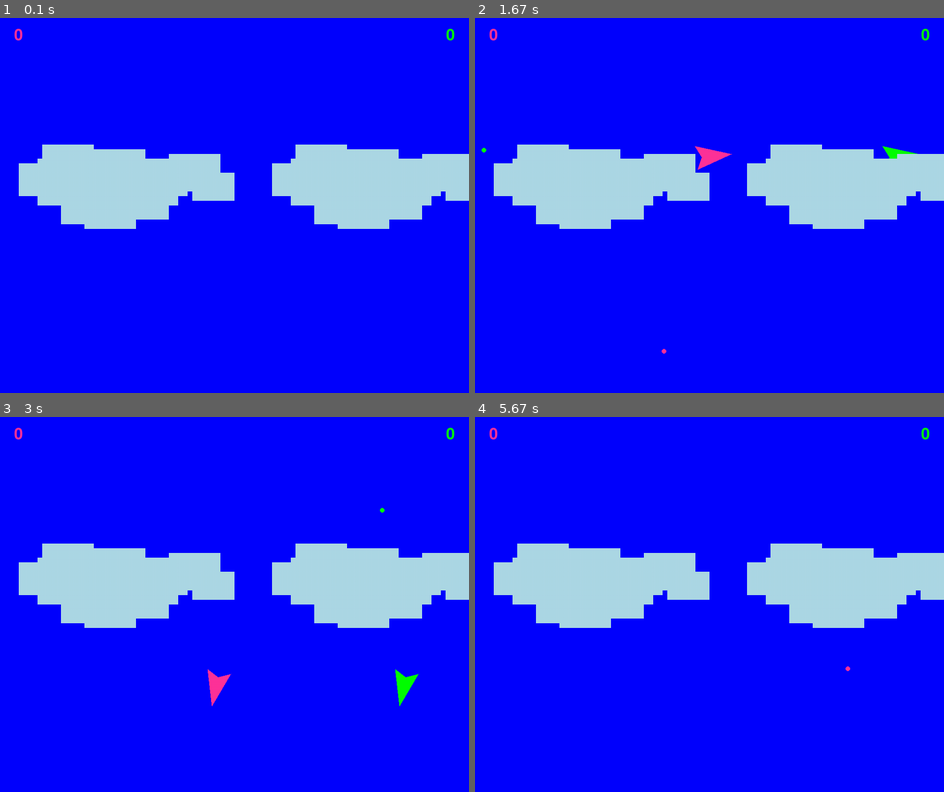
Above: before the commit, frames 1-4 (two rows, left to right).
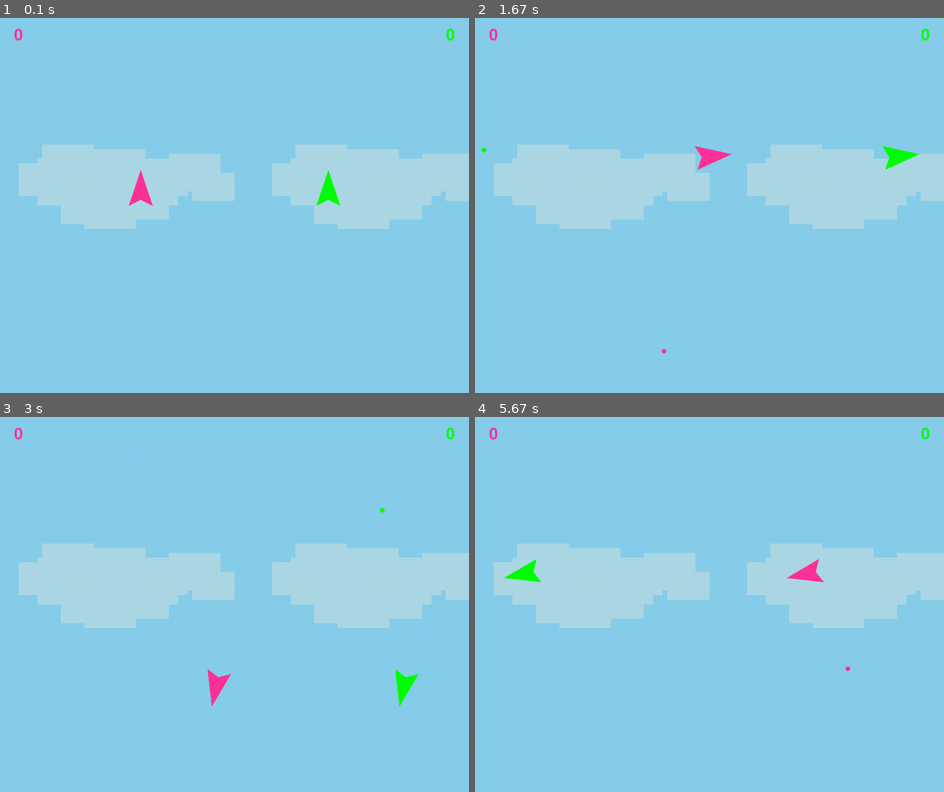
Above: after the commit, the same moments.

Repository: mluizabatista/lpc2025
Game: pygame game, started from atividade006/main.py
Same seed, same stepped clock (60 frames per second), same inputs: the game is played once before the commit and once after it.
Inputs:
- Up to frame 1 (0.1 s): no input
- Up to frame 2 (1.67 s): hold Esc 0.33-0.8 s; hold Right 0.33-0.8 s; hold Esc 0.83-1.3 s; hold Right 0.83-1.3 s; hold D 0.83-1.3 s; tap Space at 0.9, 1.2 s; tap Enter at 1.33 s
- Up to frame 3 (3 s): hold Right 1.67-2.13 s; hold D 1.67-2.13 s; tap Space at 1.73, 2.03, 2.23, 2.53, 2.73 s; hold Right 2.17-2.63 s; hold D 2.17-2.63 s; hold Left from 2.67 s (still down); hold A from 2.67 s (still down)
- Up to frame 4 (5.67 s): tap Space at 3.03, 3.3, 3.6, 3.73, 4.03, 4.4, 4.7, 4.9, 5.2, 5.4 s; release Left at 3.2 s; release A at 3.2 s; hold Left 3.23-3.63 s; hold A 3.23-3.63 s; hold Right 3.67-4.3 s; hold D 3.67-4.3 s; hold Left 4.33-4.8 s; hold A 4.33-4.8 s; hold Right 4.83-5.3 s; hold D 4.83-5.3 s; hold Right from 5.33 s (still down); hold D from 5.33 s (still down)

The runs differ from the first frame. In frame 1, 86% of the frame differs, in the area x 0-100%, y 0-100%; in frame 2, 86%; in frame 3, 85%; in frame 4, 86%.

Commit message:
Tank linear and rotational movimentation

Diff:
--- a/atividade006/core/core.py
+++ b/atividade006/core/core.py
@@ -8,16 +8,33 @@
 def create_players(game_type, score_p1=0, score_p2=0):
 
     if game_type == "ship":
+
         from ship.ship import Ship as PlayerClass
+        pos_p1 = (WIDTH * 0.3, HEIGHT / 2)
+        pos_p2 = (WIDTH * 0.7, HEIGHT / 2)
 
     elif game_type == "tank":
+
         from tank.tank import Tank as PlayerClass
+        pos_p1 = (WIDTH * 0.15, HEIGHT / 2)
+        pos_p2 = (WIDTH * 0.85, HEIGHT / 2)
 
-    controls_p1 = {"forward": pygame.K_w, "back": pygame.K_s, "left": pygame.K_a, "right": pygame.K_d}
-    controls_p2 = {"forward": pygame.K_UP, "back": pygame.K_DOWN, "left": pygame.K_LEFT, "right": pygame.K_RIGHT}
+    controls_p1 = {
+        "forward": pygame.K_w,
+        "back": pygame.K_s,
+        "left": pygame.K_a,
+        "right": pygame.K_d
+    }
 
-    player1 = PlayerClass((WIDTH * 0.3, HEIGHT / 2), TRIANGLE_COLOR_1, controls_p1)
-    player2 = PlayerClass((WIDTH * 0.7, HEIGHT / 2), TRIANGLE_COLOR_2, controls_p2)
+    controls_p2 = {
+        "forward": pygame.K_UP,
+        "back": pygame.K_DOWN,
+        "left": pygame.K_LEFT,
+        "right": pygame.K_RIGHT
+    }
+
+    player1 = PlayerClass(pos_p1, TRIANGLE_COLOR_1, controls_p1)
+    player2 = PlayerClass(pos_p2, TRIANGLE_COLOR_2, controls_p2)
 
     player1.score = score_p1
     player2.score = score_p2
@@ -33,6 +50,7 @@
 
     try:
         score_font = pygame.font.Font(None, 50)
+
     except pygame.error:
         score_font = pygame.font.Font(pygame.font.get_default_font(), 50)
 
@@ -45,7 +63,6 @@
     while running:
 
         clock.tick(FPS)
-        screen.fill(BACKGROUND_COLOR)
 
         for event in pygame.event.get():
 
@@ -57,7 +74,6 @@
                 if event.key == pygame.K_ESCAPE:
 
                     current_game = "tank" if current_game == "ship" else "ship"
-
                     score_p1, score_p2 = player1.score, player2.score
                     player1, player2 = create_players(current_game, score_p1, score_p2)
                     projectiles = []
@@ -72,16 +88,28 @@
 
         if not player1.is_disabled:
 
-            if keys[player1.controls["left"]]: player1.rotate("left")
-            if keys[player1.controls["right"]]: player1.rotate("right")
+            if keys[player1.controls["left"]]:
+                player1.rotate("left")
+
+            if keys[player1.controls["right"]]:
+                player1.rotate("right")
 
         if not player2.is_disabled:
 
-            if keys[player2.controls["left"]]: player2.rotate("left")
-            if keys[player2.controls["right"]]: player2.rotate("right")
+            if keys[player2.controls["left"]]:
+                player2.rotate("left")
+
+            if keys[player2.controls["right"]]:
+                player2.rotate("right")
 
         player1.update()
         player2.update()
+
+        background_color = getattr(player1, "BACKGROUND_COLOR", (0, 0, 0))
+        screen.fill(background_color)
+
+        if hasattr(player1, "draw_ambience"):
+            player1.draw_ambience(screen)
 
         player1.draw(screen)
         player2.draw(screen)
@@ -93,23 +121,38 @@
 
             if projectile.is_expired():
 
-                if player1.active_projectile == projectile: player1.active_projectile = None
-                if player2.active_projectile == projectile: player2.active_projectile = None
+                if player1.active_projectile == projectile:
+                    player1.active_projectile = None
+
+                if player2.active_projectile == projectile:
+                    player2.active_projectile = None
+
                 projectiles.remove(projectile)
 
         for proj in projectiles[:]:
 
-            proj_rect = pygame.Rect(proj.x - BALL_RADIUS, proj.y - BALL_RADIUS, BALL_RADIUS * 2, BALL_RADIUS * 2)
-            p1_rect = pygame.Rect(player1.position[0] - TRIANGLE_SIZE, player1.position[1] - TRIANGLE_SIZE, TRIANGLE_SIZE * 2, TRIANGLE_SIZE * 2)
-            p2_rect = pygame.Rect(player2.position[0] - TRIANGLE_SIZE, player2.position[1] - TRIANGLE_SIZE, TRIANGLE_SIZE * 2, TRIANGLE_SIZE * 2)
+            proj_rect = pygame.Rect(
+                proj.x - BALL_RADIUS, proj.y - BALL_RADIUS,
+                BALL_RADIUS * 2, BALL_RADIUS * 2
+            )
+            p1_rect = pygame.Rect(
+                player1.position[0] - TRIANGLE_SIZE, player1.position[1] - TRIANGLE_SIZE,
+                TRIANGLE_SIZE * 2, TRIANGLE_SIZE * 2
+            )
+            p2_rect = pygame.Rect(
+                player2.position[0] - TRIANGLE_SIZE, player2.position[1] - TRIANGLE_SIZE,
+                TRIANGLE_SIZE * 2, TRIANGLE_SIZE * 2
+            )
 
             if proj.shooter != player1 and p1_rect.colliderect(proj_rect):
+
                 proj.shooter.score += 1
                 player1.take_damage()
                 projectiles.remove(proj)
                 continue
 
             if proj.shooter != player2 and p2_rect.colliderect(proj_rect):
+
                 proj.shooter.score += 1
                 player2.take_damage()
                 projectiles.remove(proj)
@@ -119,9 +162,6 @@
         screen.blit(p1_score_text, (30, 20))
         screen.blit(p2_score_text, (WIDTH - p2_score_text.get_width() - 30, 20))
 
-        if hasattr(player1, "draw_clouds"):
-            player1.draw_clouds(screen)
-
         pygame.display.flip()
 
     pygame.quit()
--- a/atividade006/ship/ship.py
+++ b/atividade006/ship/ship.py
@@ -7,29 +7,36 @@
 
 class Ship(Triangle):
 
+    BACKGROUND_COLOR = (135, 206, 235)
+
     def __init__(self, position, color, controls):
+
         super().__init__(position, color, controls)
         self.controls = controls
         self.active_projectile = None
-
         self.is_disabled = False
         self.disabled_timer = 0
         self.SPIN_SPEED = 15
         self.last_update = time.time()
 
     def take_damage(self, duration_seconds=1):
+
         if not self.is_disabled:
+
             self.is_disabled = True
             self.disabled_timer = duration_seconds
 
     def update(self):
+
         now = time.time()
         delta_time = now - self.last_update
         self.last_update = now
 
         if self.is_disabled:
+
             self.angle = (self.angle + self.SPIN_SPEED) % 360.0
             self.disabled_timer -= delta_time
+
             if self.disabled_timer <= 0:
                 self.is_disabled = False
 
@@ -37,17 +44,21 @@
         self.wrap_around_screen()
 
     def wrap_around_screen(self):
+
         if self.position[0] < 0:
             self.position[0] = WIDTH
+
         elif self.position[0] > WIDTH:
             self.position[0] = 0
 
         if self.position[1] < 0:
             self.position[1] = HEIGHT
+
         elif self.position[1] > HEIGHT:
             self.position[1] = 0
 
     def shoot(self, projectiles):
+
         if self.is_disabled:
             return
 
@@ -55,17 +66,17 @@
             self.active_projectile = None
 
         if self.active_projectile is None:
+
             angle_radians = math.radians(self.angle)
-
             nose_x = self.position[0] + math.sin(angle_radians) * 25
             nose_y = self.position[1] - math.cos(angle_radians) * 25
 
             projectile = Projectile(nose_x, nose_y, self.angle, self.color, shooter=self)
-
             projectiles.append(projectile)
             self.active_projectile = projectile
 
-    def draw_clouds(self, surface):
+    def draw_ambience(self, surface):
+
         cloud_color = (173, 216, 230)
 
         pygame.draw.rect(surface, cloud_color, (80, 300, 300, 100))
--- a/atividade006/tank/tank.py
+++ b/atividade006/tank/tank.py
@@ -1,35 +1,113 @@
 from core.config import WIDTH, HEIGHT
 from core.triangle import Triangle
+import math
 import pygame
 import time
 
 class Tank(Triangle):
 
+    BACKGROUND_COLOR = (15, 15, 15)  # fundo escuro para o modo tank
+
     def __init__(self, position, color, controls):
+
         super().__init__(position, color, controls)
         self.controls = controls
         self.active_projectile = None
         self.is_disabled = False
         self.disabled_timer = 0
-        self.SPIN_SPEED = 15
+        self.SPIN_SPEED = 8
+        self.SPEED = 3
         self.last_update = time.time()
 
+        self.moving = False
+        self.rotating = False
+
     def update(self):
+
+        now = time.time()
+        delta_time = now - self.last_update
+        self.last_update = now
+
+        if self.is_disabled:
+
+            self.angle = (self.angle + self.SPIN_SPEED) % 360.0
+            self.disabled_timer -= delta_time
+
+            if self.disabled_timer <= 0:
+                self.is_disabled = False
+
+            return
+
+        keys = pygame.key.get_pressed()
+
+        if not self.moving:
+
+            if keys[self.controls["left"]]:
+
+                self.angle = (self.angle - self.SPIN_SPEED) % 360.0
+                self.rotating = True
+
+            elif keys[self.controls["right"]]:
+
+                self.angle = (self.angle + self.SPIN_SPEED) % 360.0
+                self.rotating = True
+
+            else:
+                self.rotating = False
+
+        if not self.rotating:
+
+            if keys[self.controls["forward"]]:
+
+                self.move_forward()
+                self.moving = True
+
+            elif keys[self.controls["back"]]:
+
+                self.move_backward()
+                self.moving = True
+
+            else:
+                self.moving = False
+
+        self.keep_inside_screen()
+
+    def move_forward(self):
+
+        angle_radians = math.radians(self.angle)
+        self.position[0] += math.sin(angle_radians) * self.SPEED
+        self.position[1] -= math.cos(angle_radians) * self.SPEED
+
+    def move_backward(self):
+
+        angle_radians = math.radians(self.angle)
+        self.position[0] -= math.sin(angle_radians) * self.SPEED
+        self.position[1] += math.cos(angle_radians) * self.SPEED
+
+    def keep_inside_screen(self):
+
+        if self.position[0] < 0:
+            self.position[0] = 0
+
+        elif self.position[0] > WIDTH:
+            self.position[0] = WIDTH
+
+        if self.position[1] < 0:
+            self.position[1] = 0
+
+        elif self.position[1] > HEIGHT:
+            self.position[1] = HEIGHT
+
+    def take_damage(self, duration_seconds=1):
+
+        if not self.is_disabled:
+
+            self.is_disabled = True
+            self.disabled_timer = duration_seconds
+
+    def shoot(self, projectiles):
+
         pass
 
-    def draw(self, surface):
-        rect_width = 40
-        rect_height = 25
-        rect = pygame.Rect(
-            self.position[0] - rect_width / 2,
-            self.position[1] - rect_height / 2,
-            rect_width,
-            rect_height
-        )
-        pygame.draw.rect(surface, self.color, rect)
-
-    def shoot(self, projectiles):
-        pass
-
-    def draw_clouds(self, surface):
-        surface.fill((0, 0, 0))
+    def draw_ambience(self, surface):
+        surface.fill(self.BACKGROUND_COLOR)
